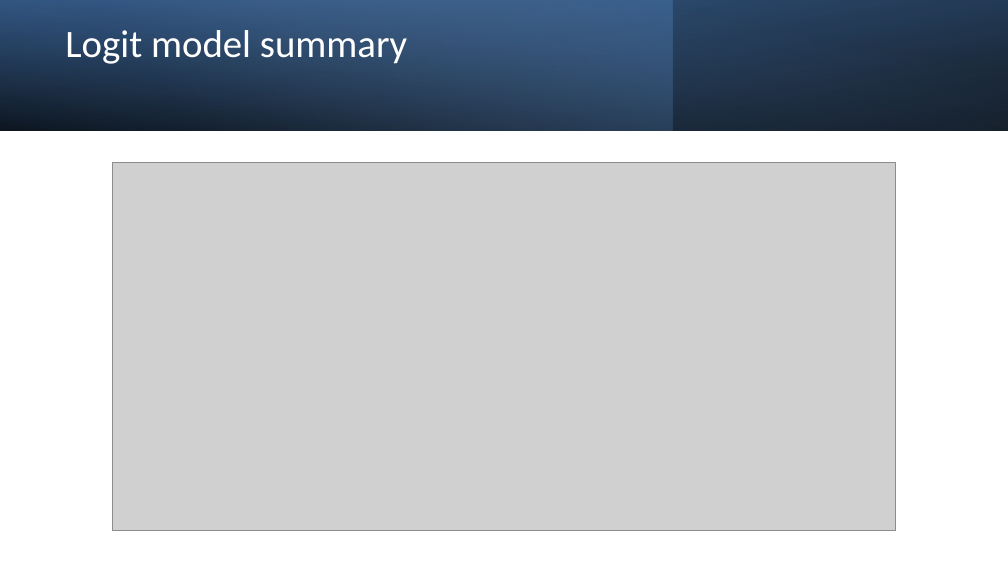
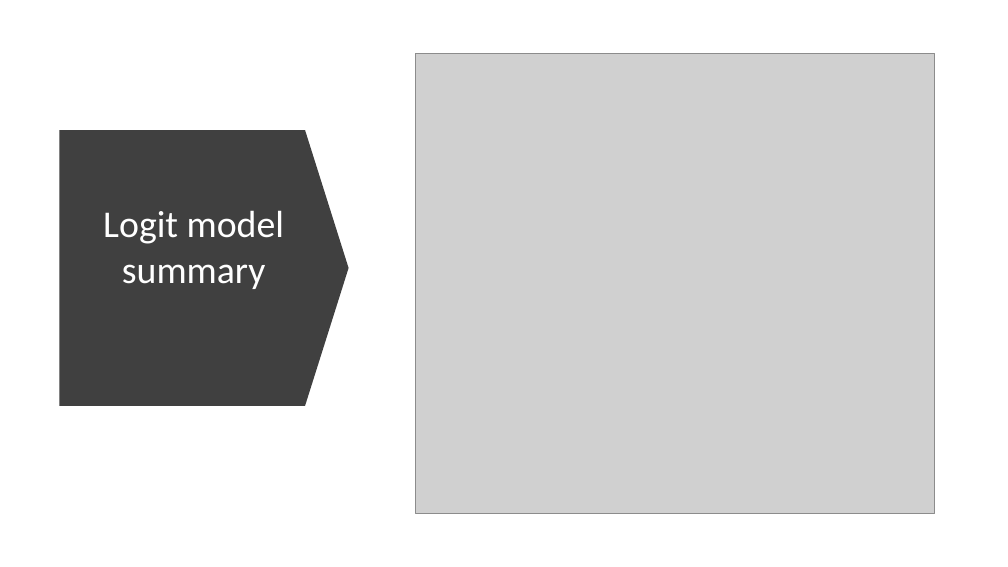
Before and after one commit to Asbetos/DATS6101_final_project, a slide deck: slide 20 of presentation/Presentation Slides- Food deserts in US.pptx (slide 21 before the commit). Drawn at 1008x567 pixels with LibreOffice and Linux fonts; fonts in the diff are those of the drawing; grey boxes stand for pictures. Boxes give left, top, right and bottom in pixels: in the first picture for what was removed or moved away, otherwise in the second. Text is boxed around its words. In the diff, an @@ line names an element or a change of style, - is before the commit and + after.

```diff
--- a/presentation/Presentation Slides- Food deserts in US.pptx
+++ b/presentation/Presentation Slides- Food deserts in US.pptx
@@ rectangle removed at [0, 0, 1008, 130] @@
@@ rectangle removed at [0, 0, 672, 130] @@
@@ rectangle removed at [0, 0, 1008, 130] @@
@@ picture added at [416, 53, 935, 513] @@
@@ down arrow added at [60, 130, 349, 406], fill #404040 @@
@@ title "Logit model summary": place and size @@
-title "Logit model summary" at [65, 30, 407, 64]
+title "Logit model summary" at [103, 210, 284, 289]
@@ title "Logit model summary" at [103, 210, 284, 289]: size 37 to 36 pt; alignment left to centre; line spacing 0.9 to 1 @@
@@ picture removed at [113, 163, 896, 531] @@
```
Also in this commit, not shown: 6 other slides changed, 2 slides added, 1 slide removed, 12 other files.
